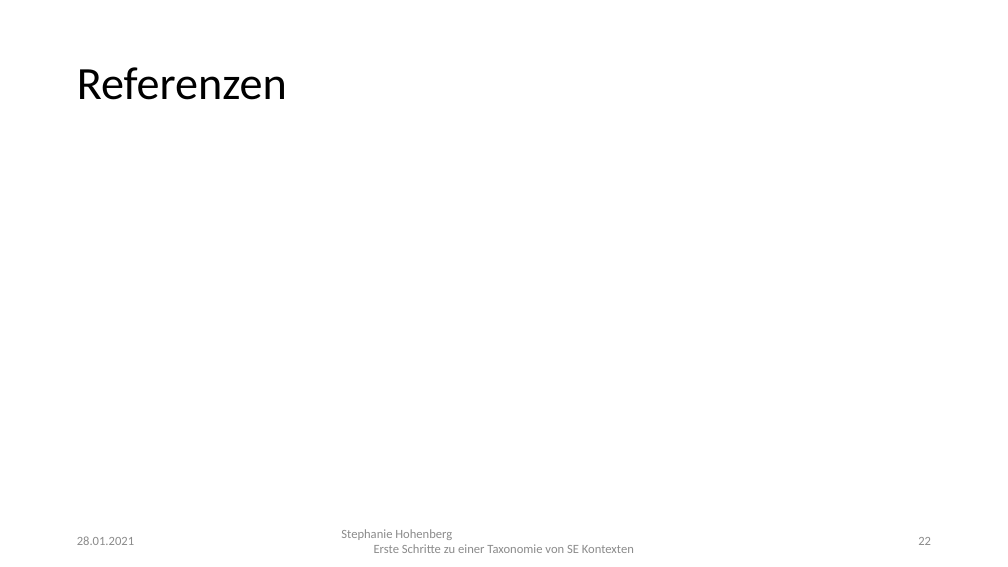
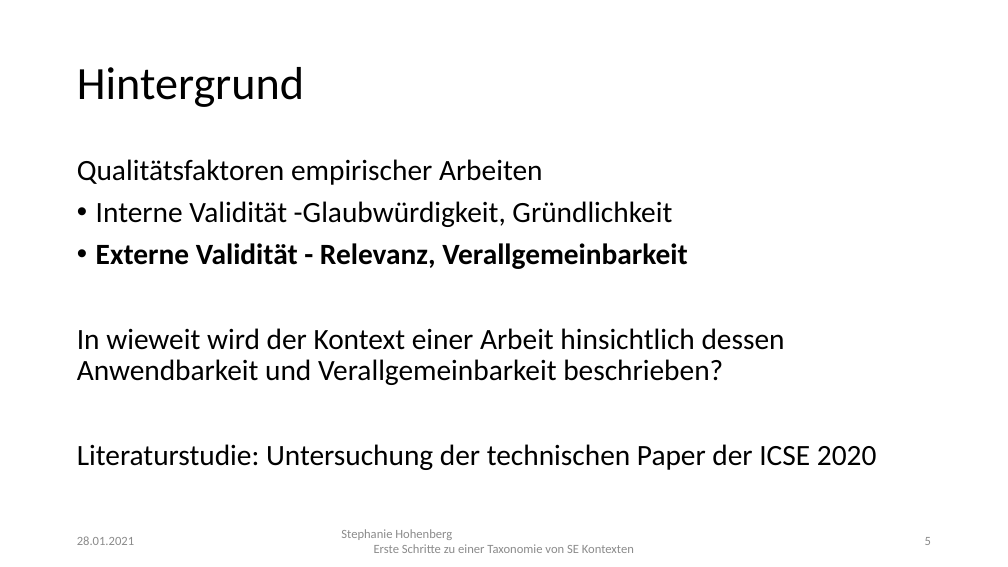
Before and after one commit to StephanieHohenberg/TSEK-Analyzer, a slide deck: slide 5 of documents/presentation.pptx (slide 22 before the commit). Drawn at 1008x567 pixels with LibreOffice and Linux fonts; fonts in the diff are those of the drawing. Boxes give left, top, right and bottom in pixels: in the first picture for what was removed or moved away, otherwise in the second. Text is boxed around its words. In the diff, an @@ line names an element or a change of style, - is before the commit and + after.

```diff
--- a/documents/presentation.pptx
+++ b/documents/presentation.pptx
@@ title at (77,67,304,107): text changed @@
-Referenzen
+Hintergrund
@@ text added at (77,159,877,470), 28 pt, text #000000 @@
+Qualitätsfaktoren empirischer Arbeiten
+• Interne Validität -Glaubwürdigkeit, Gründlichkeit
+• Externe Validität - Relevanz, Verallgemeinbarkeit
+In wieweit wird der Kontext einer Arbeit hinsichtlich dessen Anwendbarkeit und Verallgemeinbarkeit beschrieben?
+Literaturstudie: Untersuchung der technischen Paper der ICSE 2020
@@ page number at (925,537,931,545): text changed @@
-22
+5
```
Also in this commit, not shown: 20 other slides changed, 29 slides added, 1 slide removed, 3 other files.
